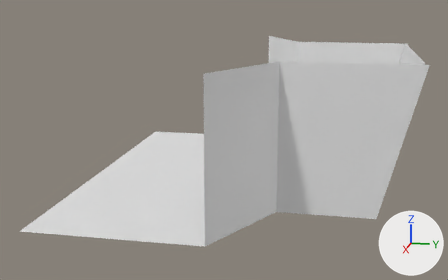
The glTF model models/rose2webar.glb as it was, and as the next commit left it.
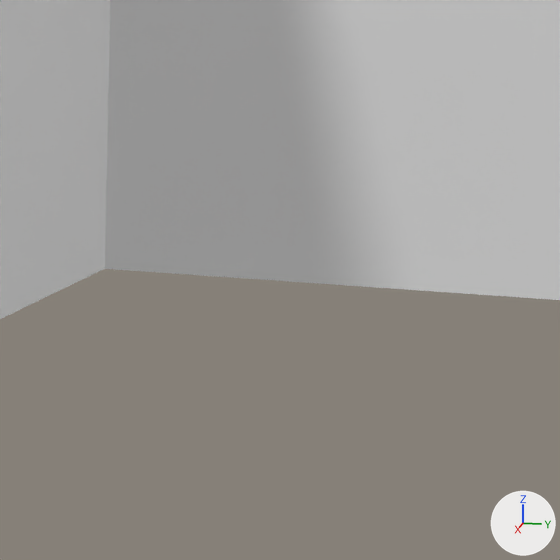
Old and new are each drawn whole from a 50 mm lens placed at (4.25, 0.768, 1.33), pointed at (0.041, -0.074, 0.277) and again close up on the part from 59% to 75% of the width and 63% to 89% of the height. The axes (+X, +Y, +Z) are drawn at lower right. The lights are the same throughout. Where no turn or scale is listed for an object, it has been applied to the vertices.

Before the edit, the objects in view are built like this:
```python
me_plane = bpy.data.meshes.new('Plane')
me_plane.from_pydata(...)  # 16 vertices, 16 faces; spans x -1.27..1.27, y -1.0..1.21, z 0.0..0.92
ob_plane = bpy.data.objects.new('Plane', me_plane)
ob_plane.location = (0.0, 0.0, 0.0)
```
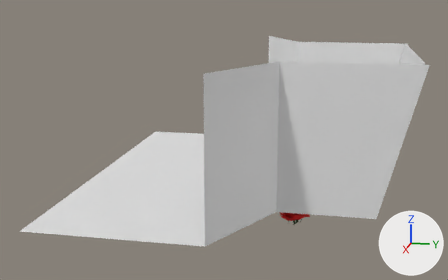
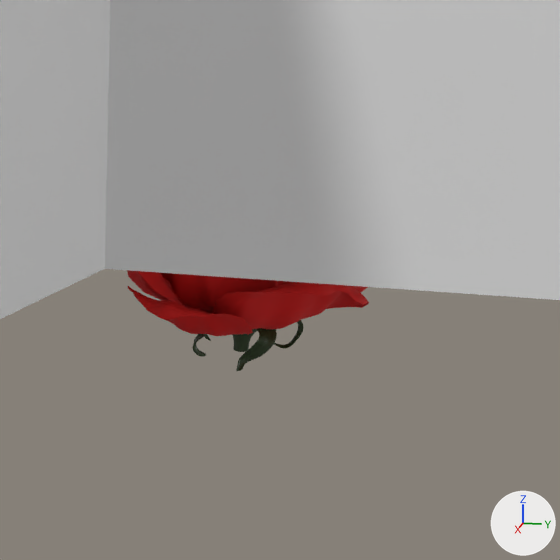
Pixel boxes (x1, y1, x2, y2) of what changed, in the close-ups (560 x 560 px):
'rose.001', added (red): after (127, 270, 369, 371)
    faces in mat_m_petal_007 (red #e7120e): (127, 270, 369, 336)
    faces in mat_m_stem_007 (dark green #354727): (193, 320, 304, 371)

The change in detail:
Material 'm_stem.007' (mat_m_stem_007) is new.
Its base color is (0.0352, 0.0637, 0.0206) (dark green #354727).
Material 'm_petal.007' (mat_m_petal_007) is new.
Its base color is (0.8, 0.00615, 0.00432) (red #e7120e).
Its roughness is 0.787.
Mesh me_beziercurve_007 is new.
It has 49550 vertices, 98958 faces and spans x -0.132..0.15, y -0.141..0.159, z -0.002..0.196.
Faces by material slot: [92910, 6048].
It uses material mat_m_petal_007 (red #e7120e).
It uses material mat_m_stem_007 (dark green #354727).
Object 'rose.001' (ob_rose_001) is new; it shows me_beziercurve_007.
Its location is (0.0, 0.4327, -0.3246).
